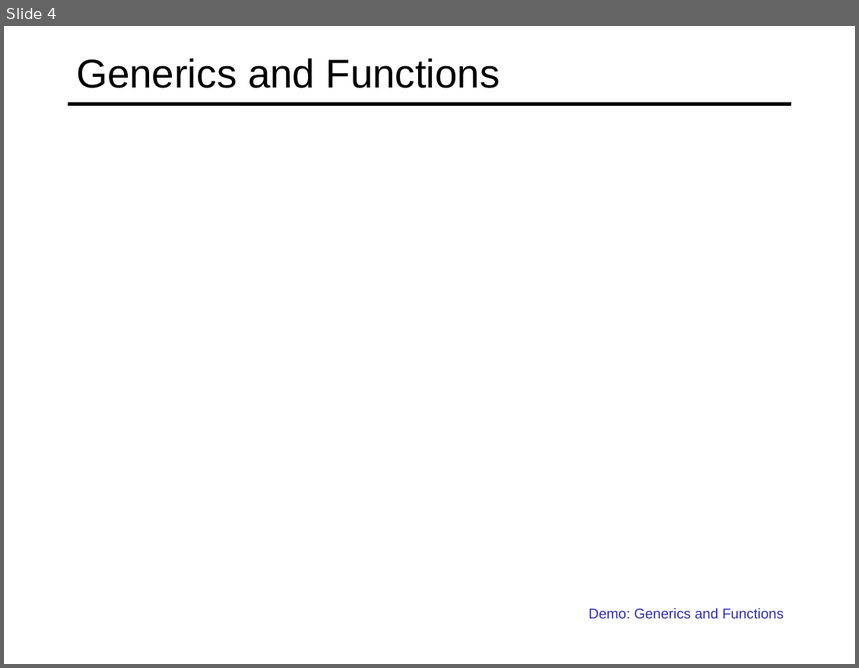
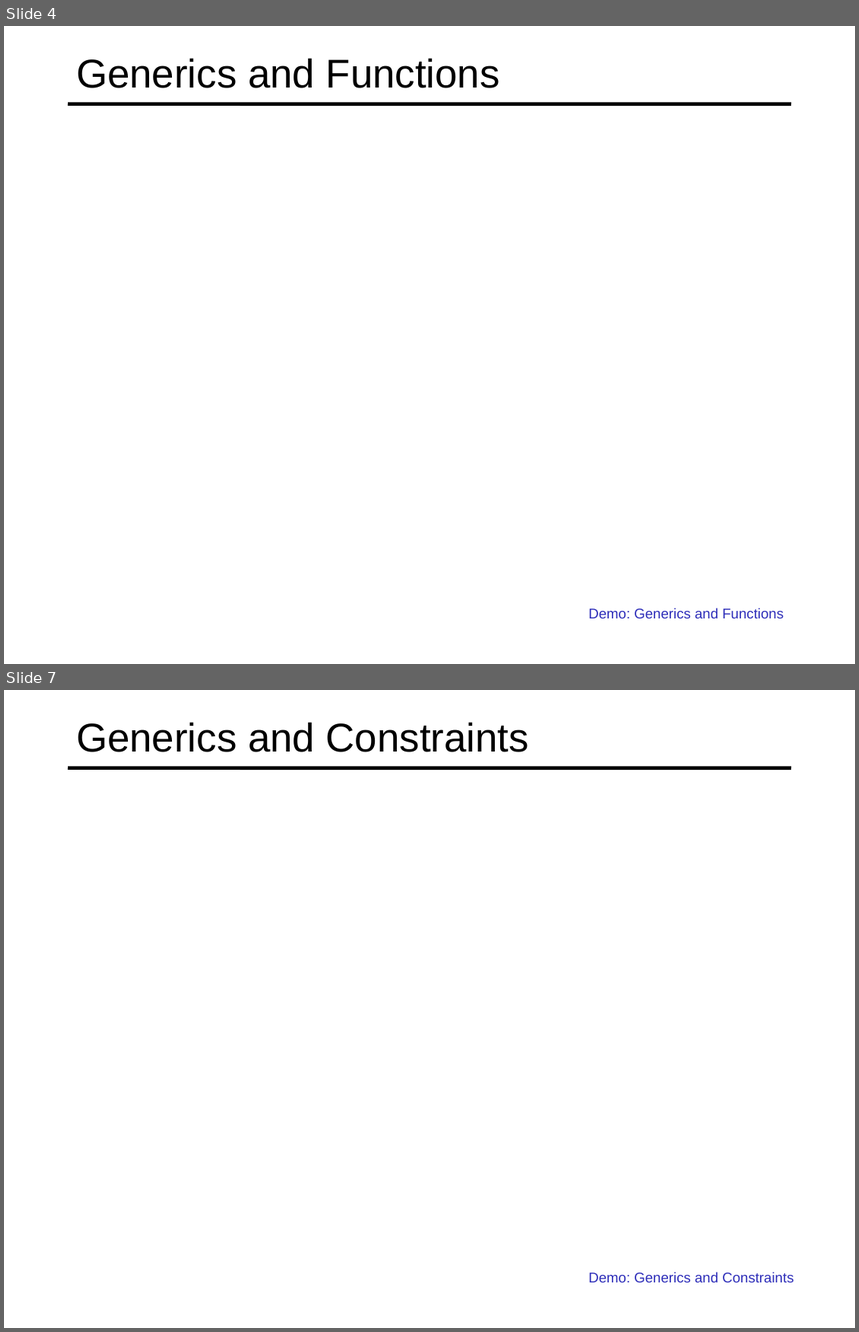
Before and after one commit to specter01wj/Jago_Link_Training, a slide deck: Angular/Angular12/TypeScript Fundamentals/6-Creating-And-Using-Generics/L6_Creating and Using Generics.ppt. Shown one above the other, each under a label of ours: slide 4 before the commit, slides 4 and 7 after it; the slides between them are not shown. The pictures are 859x668 and 859x1332 pixels, drawn with LibreOffice and Linux fonts; fonts in the diff are those of the drawing. Boxes give left, top, right and bottom in pixels: in the first picture for what was removed or moved away, otherwise in the second. Text is boxed around its words. In the diff, an @@ line names an element or a change of style, - is before the commit and + after.

```diff
--- a/Angular/Angular12/TypeScript Fundamentals/6-Creating-And-Using-Generics/L6_Creating and Using Generics.ppt
+++ b/Angular/Angular12/TypeScript Fundamentals/6-Creating-And-Using-Generics/L6_Creating and Using Generics.ppt
@@ slide 7 added at [4,690,855,1328], background #FFFFFF; not listed: 1 template element that a slide beside it also shows @@
@@ title added at [76,722,529,752], 34 pt, text #000000 @@
+Generics and Constraints
@@ text added at [588,1272,794,1283], 12 pt, text #2D2DB9 @@
+  Demo: Generics and Constraints
```
Also in this commit, not shown: 1 slide changed, 2 other slides added, 6 slides removed.
